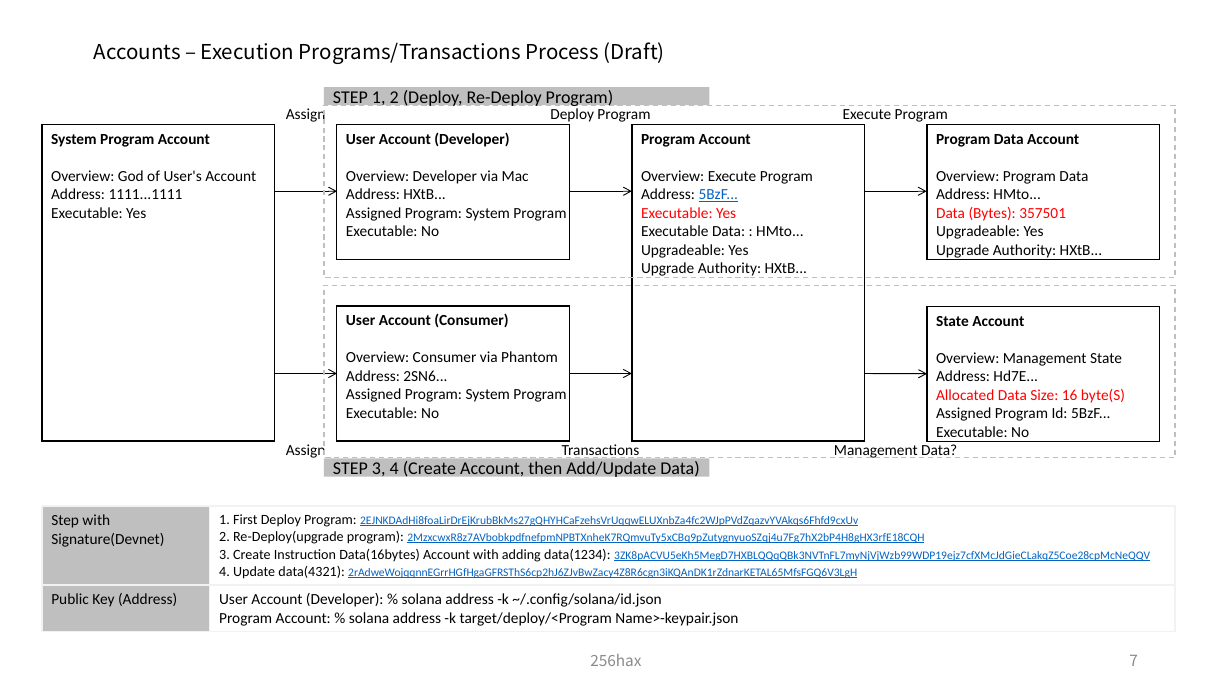
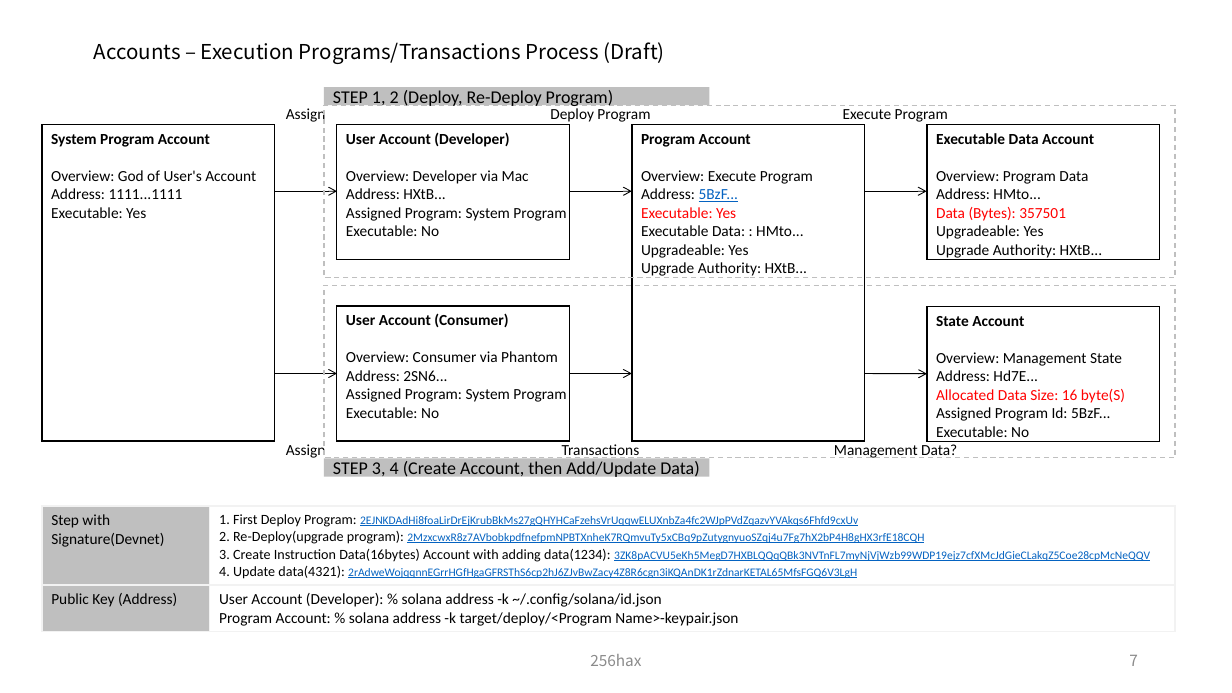
Before and after one commit to SmartGru25/Solana-React-Minimal, a slide deck: slide 8 of docs/Solana_Blockchain_Outline_Figure.pptx. Drawn at 1232x693 pixels with LibreOffice and Linux fonts; fonts in the diff are those of the drawing. Boxes give left, top, right and bottom in pixels: in the first picture for what was removed or moved away, otherwise in the second. Text is boxed around its words. In the diff, an @@ line names an element or a change of style, - is before the commit and + after.

```diff
--- a/docs/Solana_Blockchain_Outline_Figure.pptx
+++ b/docs/Solana_Blockchain_Outline_Figure.pptx
@@ text in rectangle at (x1=936, y1=133, x2=1094, y2=144): text changed @@
-Program Data Account
+Executable Data Account
```
Also in this commit, not shown: 5 other slides changed.
